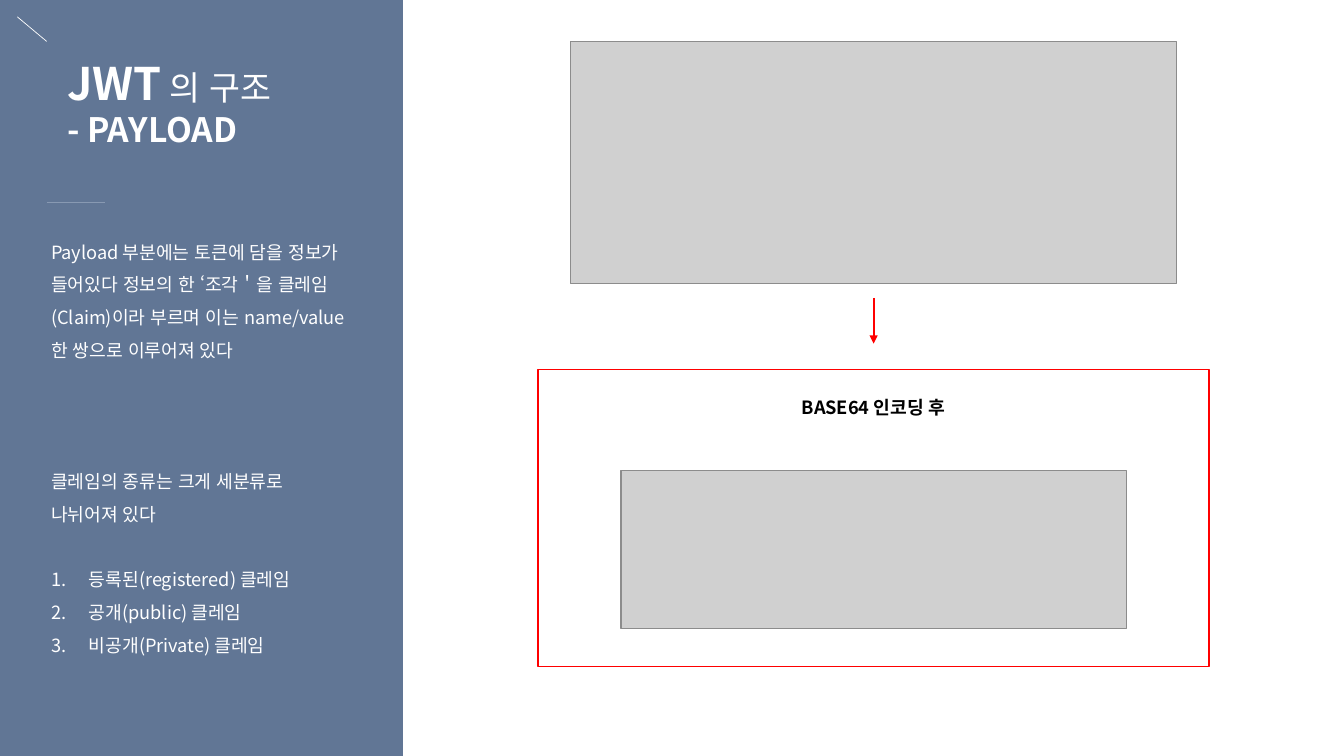
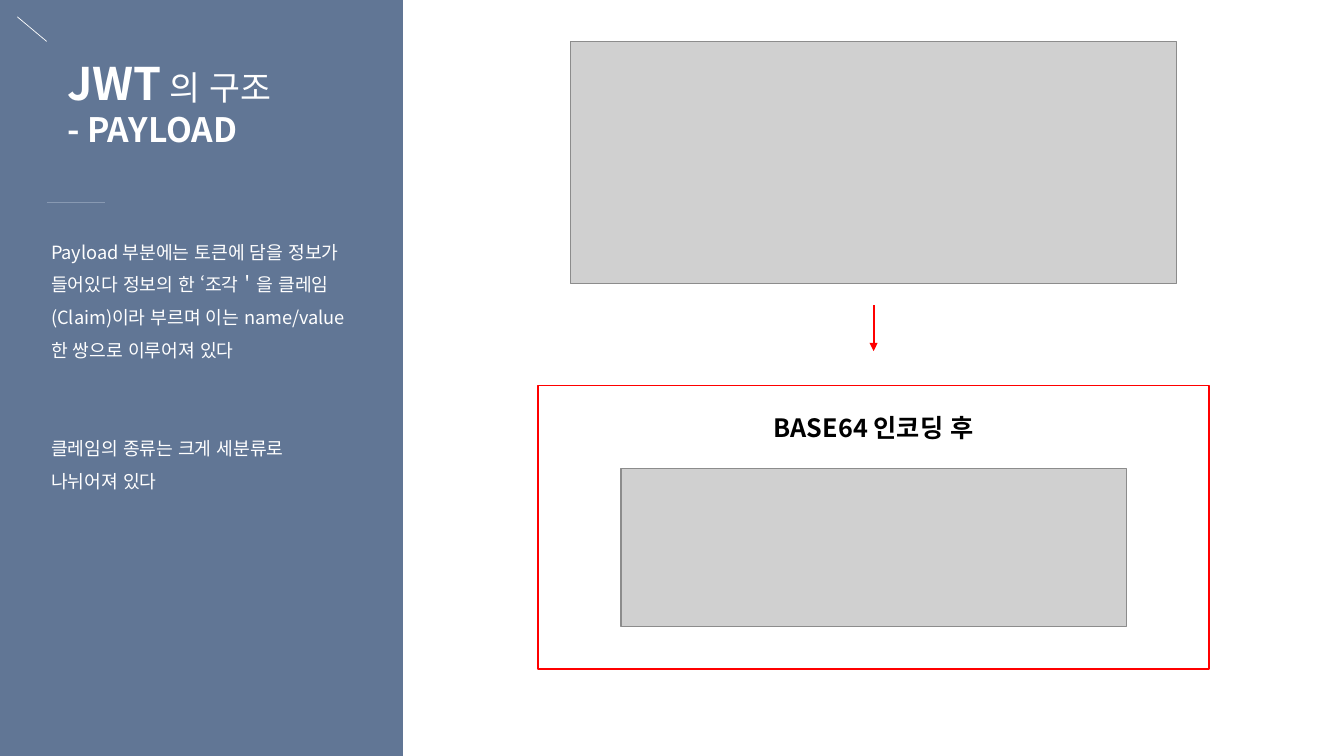
Before and after one commit to eunbee-kim/dmsql1471, a slide deck: slide 17 of 교육/5주차_DB정규화_반정규화_서버인증_세션과쿠키.pptx (slide 18 before the commit). Drawn at 1344x756 pixels with LibreOffice and Linux fonts; fonts in the diff are those of the drawing; grey boxes stand for pictures. Boxes give left, top, right and bottom in pixels: in the first picture for what was removed or moved away, otherwise in the second. Text is boxed around its words. In the diff, an @@ line names an element or a change of style, - is before the commit and + after.

```diff
--- a/교육/5주차_DB정규화_반정규화_서버인증_세션과쿠키.pptx
+++ b/교육/5주차_DB정규화_반정규화_서버인증_세션과쿠키.pptx
@@ arrow moved from (874, 297) - (874, 344) to (874, 306) - (874, 351) @@
@@ rectangle "BASE64 인코딩 후": place and size @@
-rectangle "BASE64 인코딩 후" at bbox=[538, 370, 1210, 667]
+rectangle "BASE64 인코딩 후" at bbox=[538, 386, 1210, 669]
@@ rectangle "BASE64 인코딩 후" at bbox=[538, 386, 1210, 669]: size 13 to 18 pt @@
@@ text at bbox=[89, 571, 290, 656]: paragraphs removed @@
-1. 등록된(registered) 클레임
-2. 공개(public) 클레임
-3. 비공개(Private) 클레임
```
Also in this commit, not shown: 9 other slides changed.
